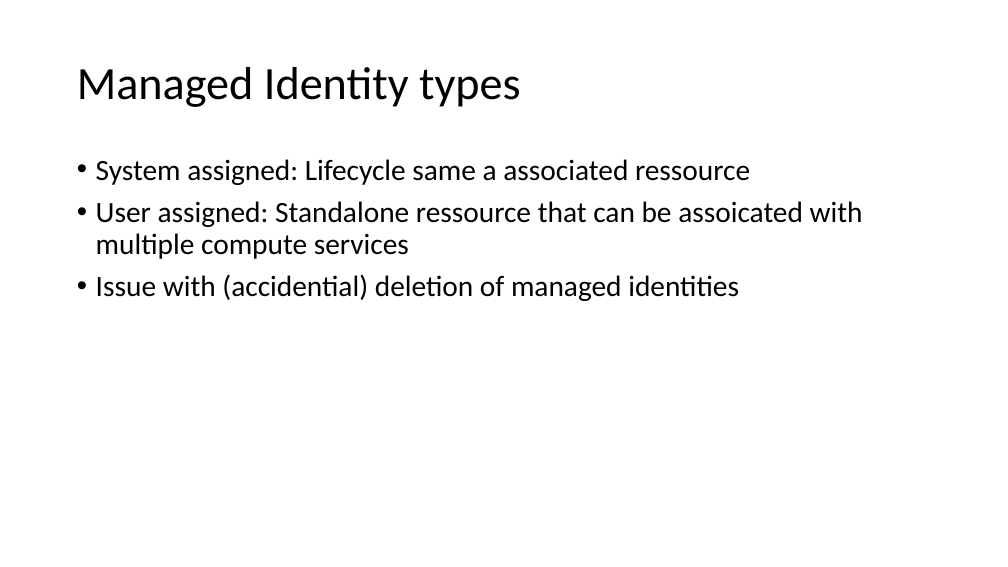
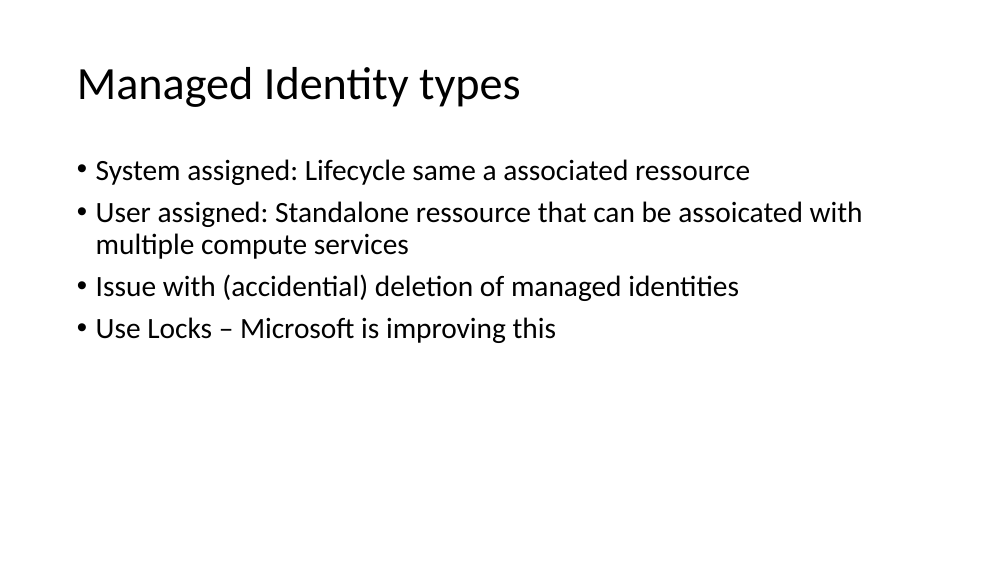
Before and after one commit to ErikEJ/CloudBurstDemo, a slide deck: slide 5 of ManagedIdentity.pptx. Drawn at 1008x567 pixels with LibreOffice and Linux fonts; fonts in the diff are those of the drawing. Boxes give left, top, right and bottom in pixels: in the first picture for what was removed or moved away, otherwise in the second. Text is boxed around its words. In the diff, an @@ line names an element or a change of style, - is before the commit and + after.

```diff
--- a/ManagedIdentity.pptx
+++ b/ManagedIdentity.pptx
@@ text at (96,317,556,343): paragraph added @@
+• Use Locks – Microsoft is improving this
```
Also in this commit, not shown: 2 other files.
